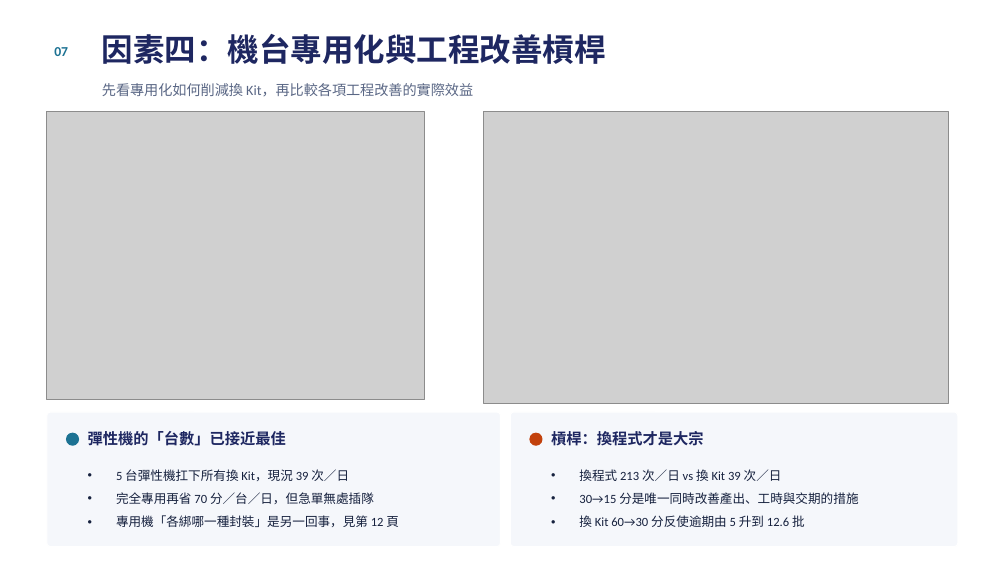
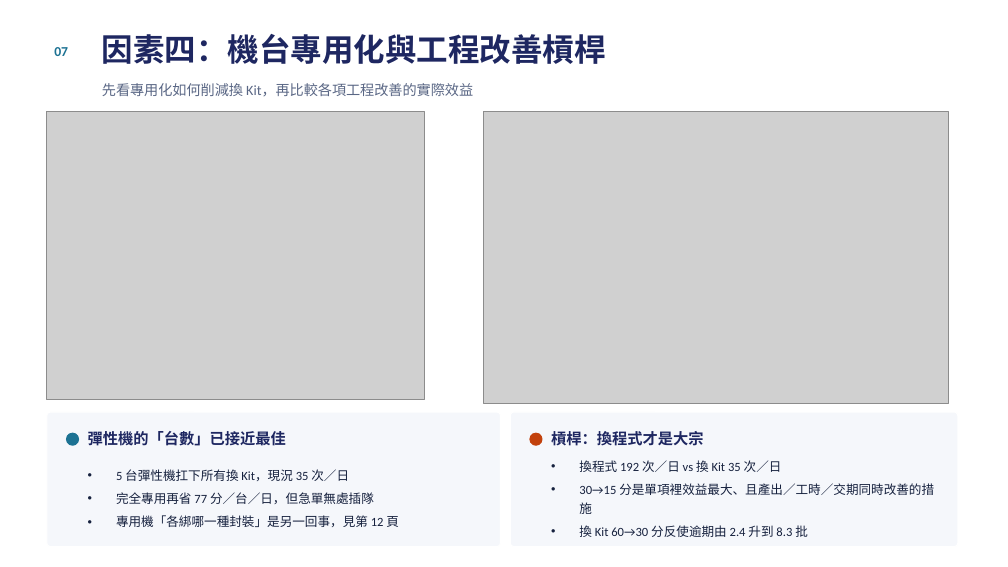
Before and after one commit to cnshow2025/my-factory, a slide deck: slide 8 of docs/測試排程分析報告.pptx. Drawn at 1008x567 pixels with LibreOffice and Linux fonts; fonts in the diff are those of the drawing; grey boxes stand for pictures. Boxes give left, top, right and bottom in pixels: in the first picture for what was removed or moved away, otherwise in the second. Text is boxed around its words. In the diff, an @@ line names an element or a change of style, - is before the commit and + after.

```diff
--- a/docs/測試排程分析報告.pptx
+++ b/docs/測試排程分析報告.pptx
@@ text at (116, 469, 374, 504): text changed @@
-• 5 台彈性機扛下所有換 Kit，現況 39 次／日
-• 完全專用再省 70 分／台／日，但急單無處插隊
+• 5 台彈性機扛下所有換 Kit，現況 35 次／日
+• 完全專用再省 77 分／台／日，但急單無處插隊
@@ text at (579, 460, 934, 537): text changed @@
-• 換程式 213 次／日 vs 換 Kit 39 次／日
-• 30→15 分是唯一同時改善產出、工時與交期的措施
-• 換 Kit 60→30 分反使逾期由 5 升到 12.6 批
+• 換程式 192 次／日 vs 換 Kit 35 次／日
+• 30→15 分是單項裡效益最大、且產出／工時／交期同時改善的措施
+• 換 Kit 60→30 分反使逾期由 2.4 升到 8.3 批
```
Also in this commit, not shown: 10 other slides changed, 15 other files.
